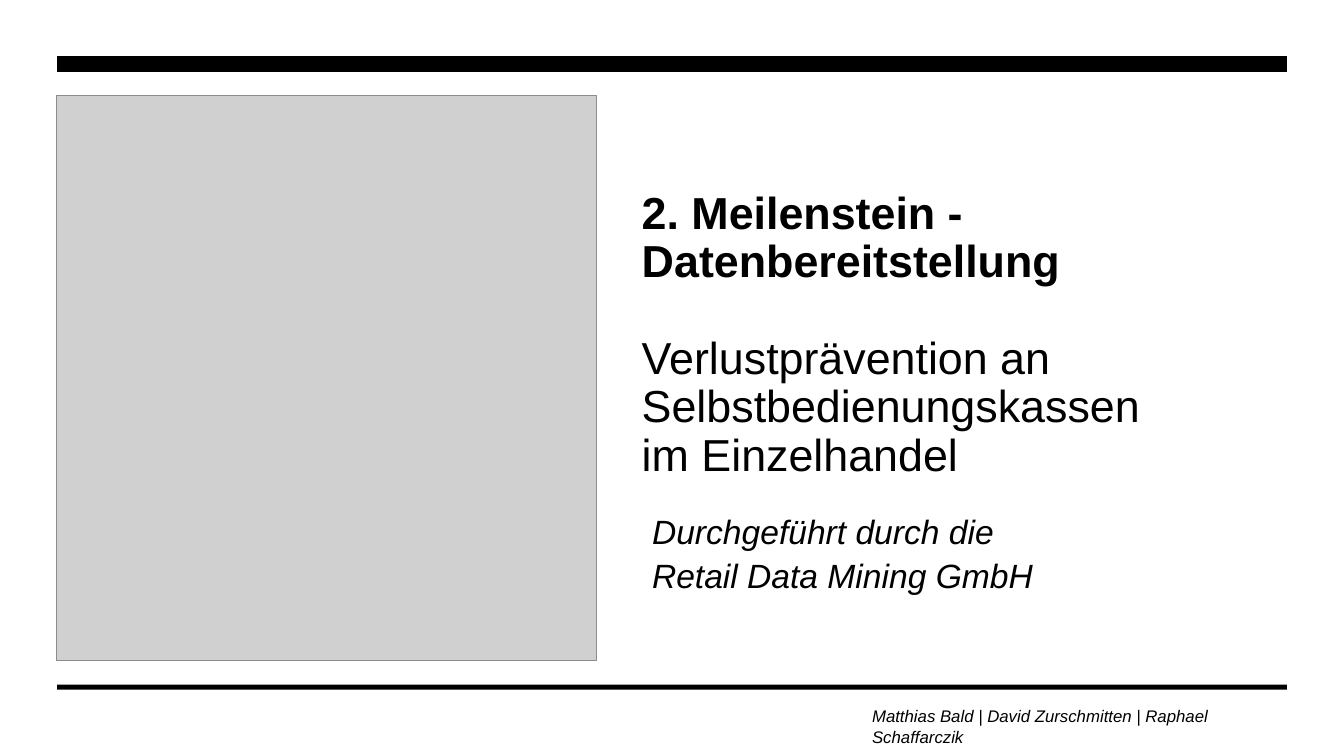
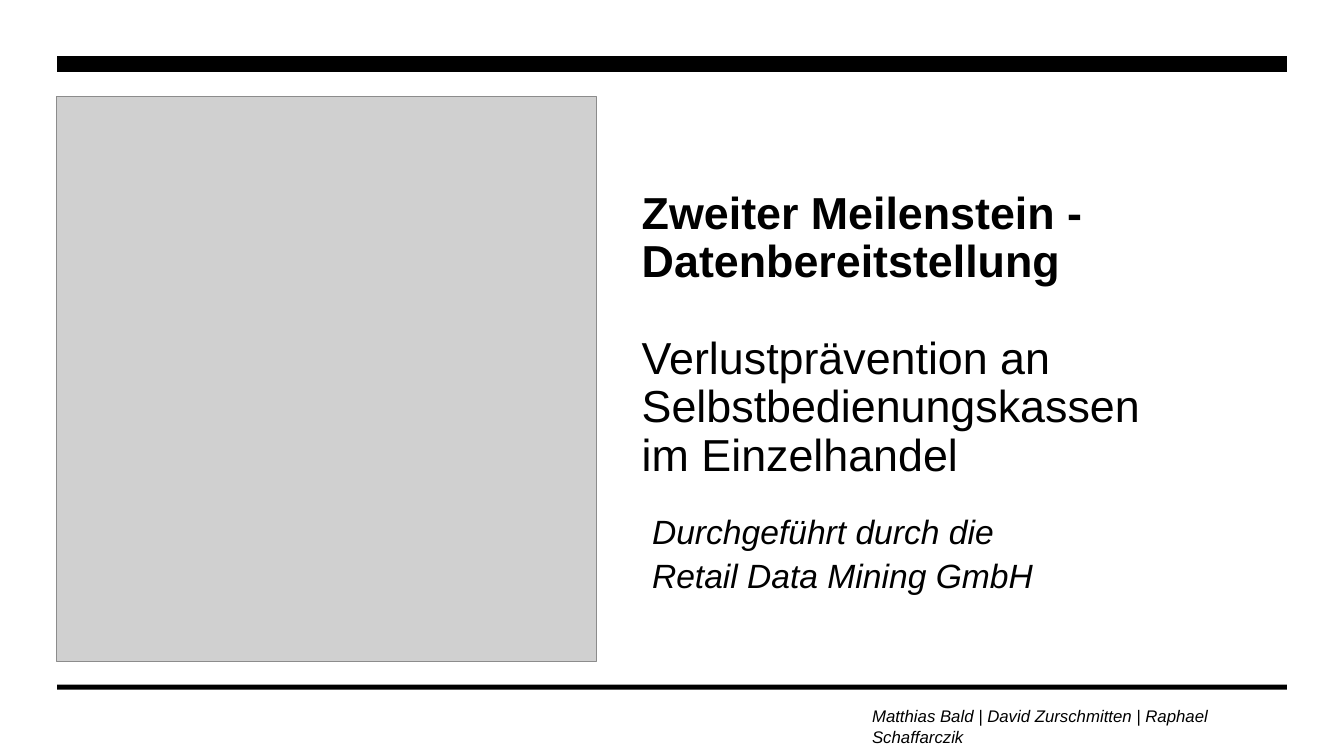
Before and after one commit to zurdavid/projektpraktikum-datascience, a slide deck: slide 1 of präsentationen/Meilenstein2_Praesentation.pptx. Drawn at 1344x756 pixels with LibreOffice and Linux fonts; fonts in the diff are those of the drawing; grey boxes stand for pictures; background and template pictures are left out. Boxes give left, top, right and bottom in pixels: in the first picture for what was removed or moved away, otherwise in the second. Text is boxed around its words. In the diff, an @@ line names an element or a change of style, - is before the commit and + after.

Commit message:
Meilenstein2_Matthias

```diff
--- a/präsentationen/Meilenstein2_Praesentation.pptx
+++ b/präsentationen/Meilenstein2_Praesentation.pptx
@@ text at (x1=642, y1=196, x2=1140, y2=472): text changed @@
-2. Meilenstein - Datenbereitstellung
-Verlustprävention an Selbstbedienungskassen
-im Einzelhandel
+Zweiter Meilenstein - Datenbereitstellung
+Verlustprävention an Selbstbedienungskassen
+im Einzelhandel
```
Also in this commit, not shown: 10 other slides changed, 8 slides added, 8 slides removed, 1 other file.
